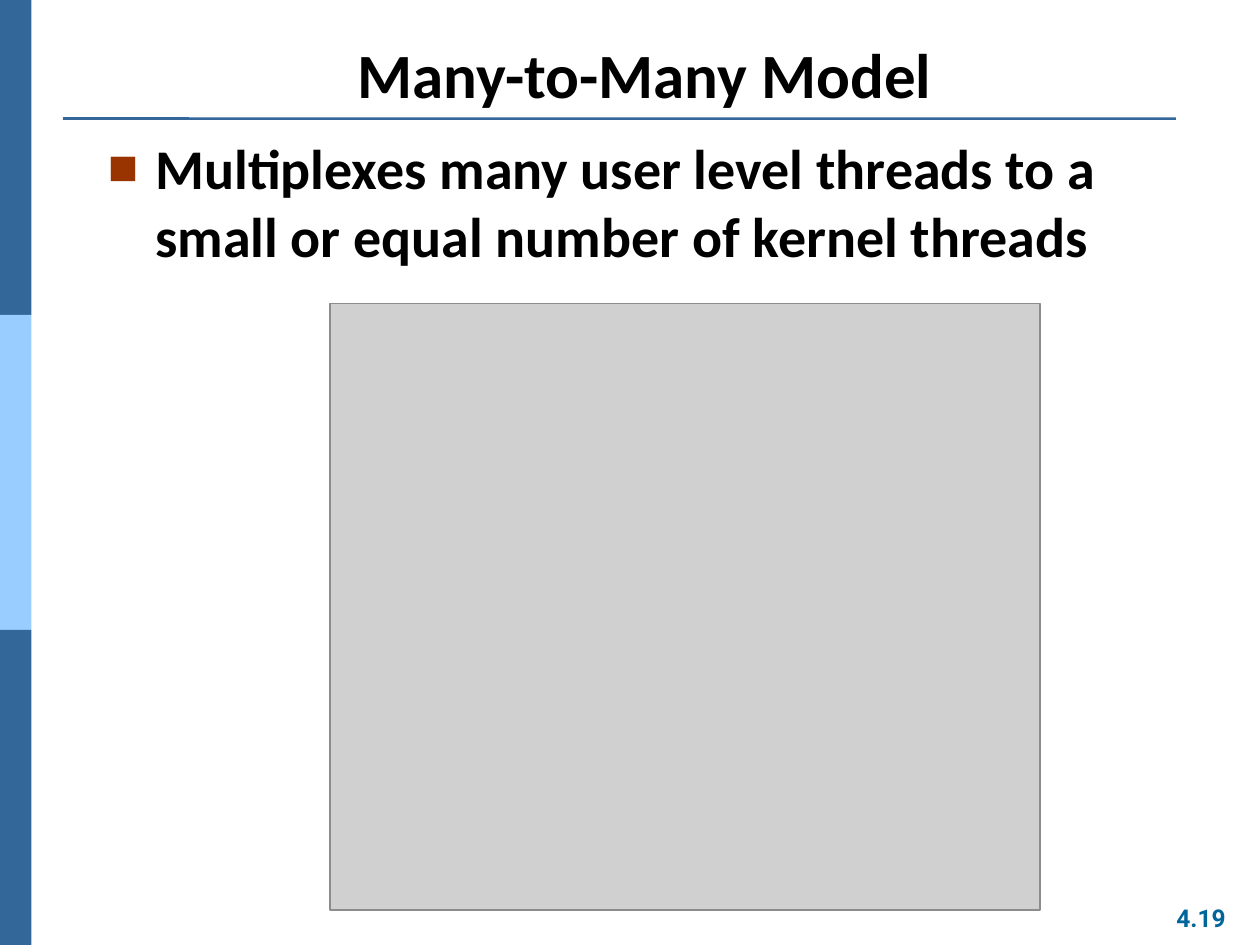
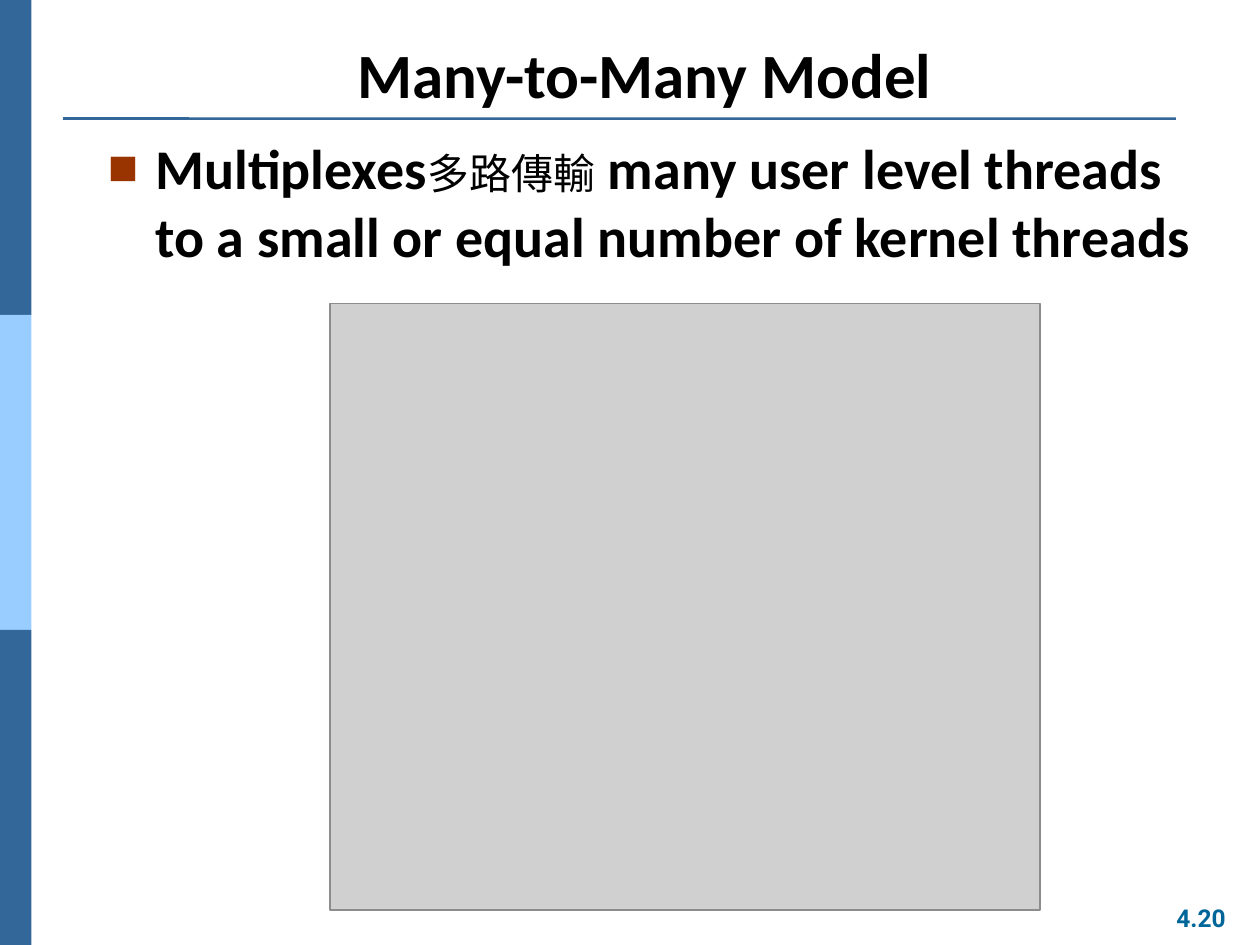
Before and after one commit to Yang09701194/OS_Learning, a slide deck: slide 20 of ch04.pptx (slide 19 before the commit). Drawn at 1260x945 pixels with LibreOffice and Linux fonts; fonts in the diff are those of the drawing; grey boxes stand for pictures. Boxes give left, top, right and bottom in pixels: in the first picture for what was removed or moved away, otherwise in the second. Text is boxed around its words. In the diff, an @@ line names an element or a change of style, - is before the commit and + after.

```diff
--- a/ch04.pptx
+++ b/ch04.pptx
@@ text at (155, 149, 1190, 266): text changed @@
-■ Multiplexes many user level threads to a small or equal number of kernel threads
+■ Multiplexes多路傳輸 many user level threads to a small or equal number of kernel threads
@@ page number at (1176, 909, 1225, 928): text changed @@
-4.19
+4.20
```
Also in this commit, not shown: 5 other slides changed, 1 slide added.
